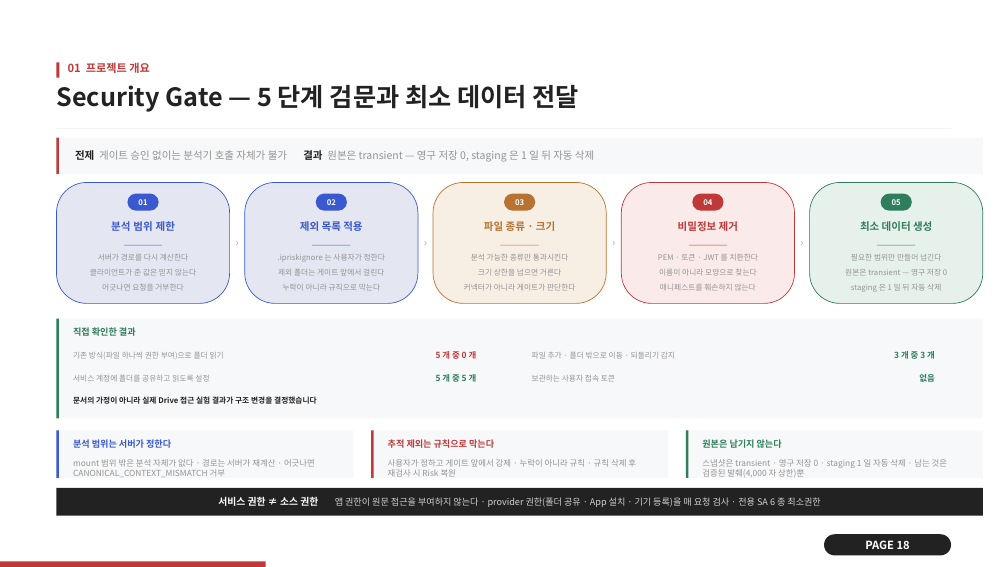
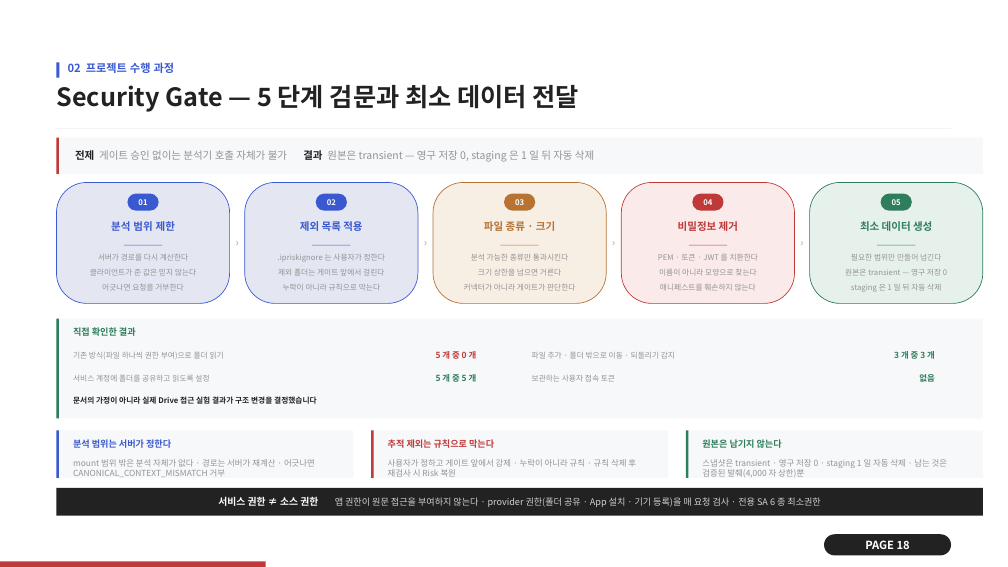
Before and after one commit to 2HyN/ip-risk-agent-v2, a slide deck: slide 18 of (5팀)_AJOU_PBL_최종_프로젝트_포트폴리오.pptx. Drawn at 1008x567 pixels with LibreOffice and Linux fonts; fonts in the diff are those of the drawing. Boxes give left, top, right and bottom in pixels: in the first picture for what was removed or moved away, otherwise in the second. Text is boxed around its words. In the diff, an @@ line names an element or a change of style, - is before the commit and + after.

```diff
--- a/(5팀)_AJOU_PBL_최종_프로젝트_포트폴리오.pptx
+++ b/(5팀)_AJOU_PBL_최종_프로젝트_포트폴리오.pptx
@@ rectangle at bbox=[56, 62, 59, 78]: fill #C03939 to #3A59D1 @@
@@ text at bbox=[68, 62, 175, 73]: text changed; text colour #C03939 to #3A59D1 @@
-01 프로젝트 개요
+02 프로젝트 수행 과정
```
Also in this commit, not shown: 15 other slides changed.
